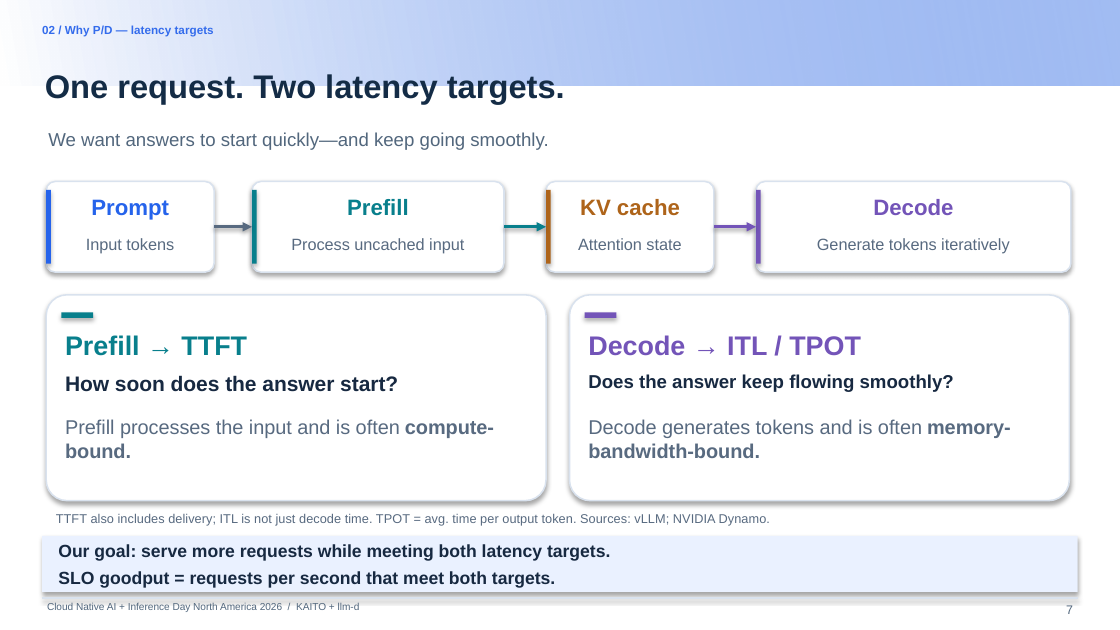
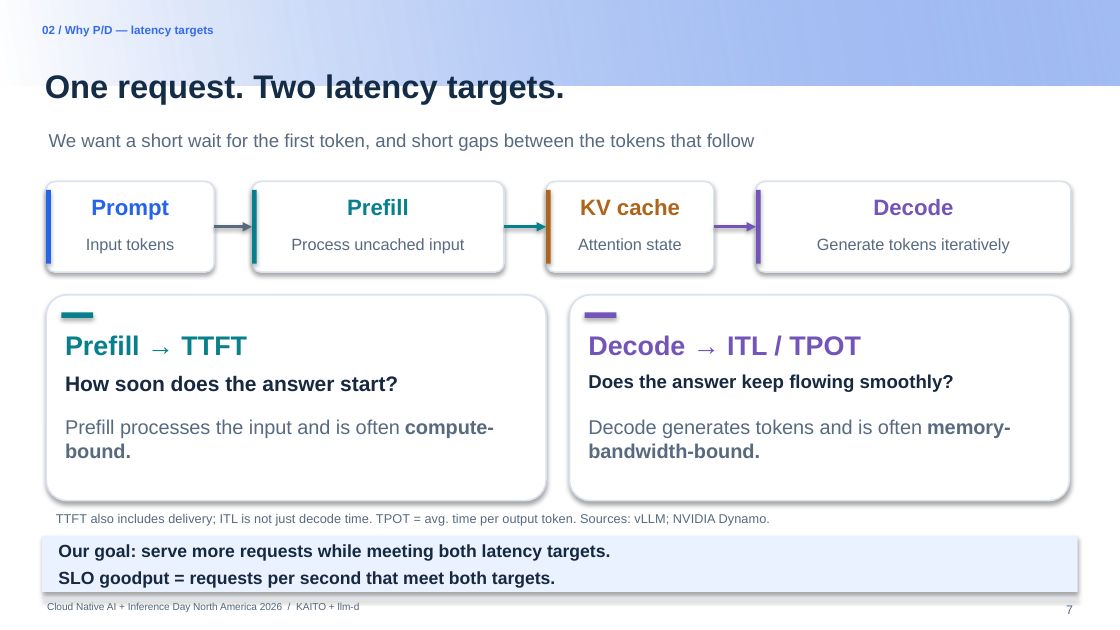
Before and after one commit to andyzhangx/demo, a slide deck: slide 7 of llm/pd-disaggregation/kubecon-na-2026-pd-disaggregation-kaito-llmd.pptx. Drawn at 1120x630 pixels with LibreOffice and Linux fonts; fonts in the diff are those of the drawing; background and template pictures are left out. Boxes give left, top, right and bottom in pixels: in the first picture for what was removed or moved away, otherwise in the second. Text is boxed around its words. In the diff, an @@ line names an element or a change of style, - is before the commit and + after.

```diff
--- a/llm/pd-disaggregation/kubecon-na-2026-pd-disaggregation-kaito-llmd.pptx
+++ b/llm/pd-disaggregation/kubecon-na-2026-pd-disaggregation-kaito-llmd.pptx
@@ text at box(49, 133, 755, 151): text changed; text colour #52677D to #586A80 @@
-We want answers to start quickly—and keep going smoothly.
+We want a short wait for the first token, and short gaps between the tokens that follow
```
Also in this commit, not shown: 1 other slide changed.
